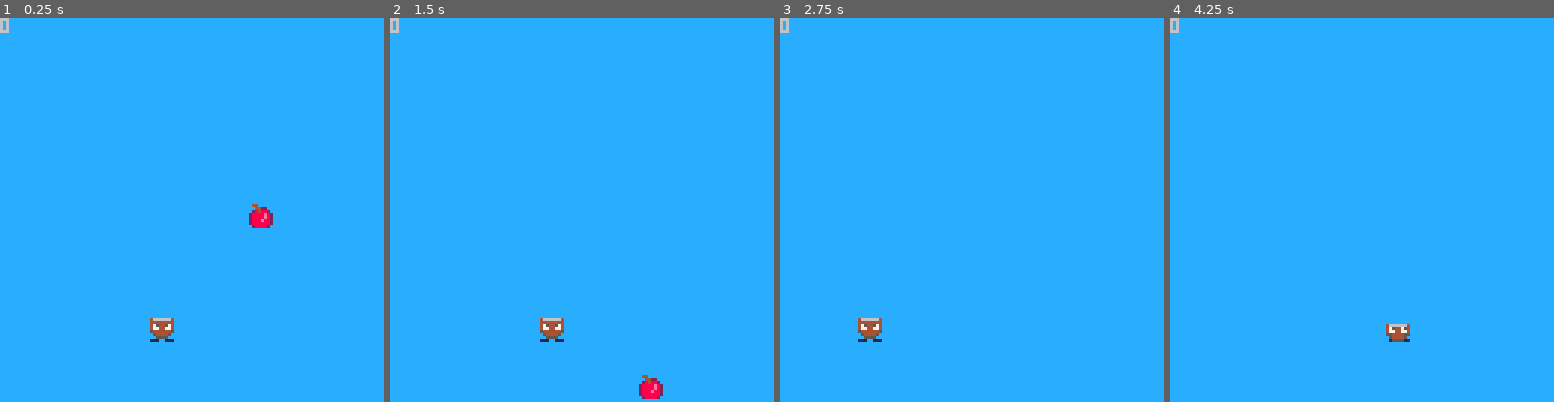
Above: before the commit, frames 1-4 (left to right).
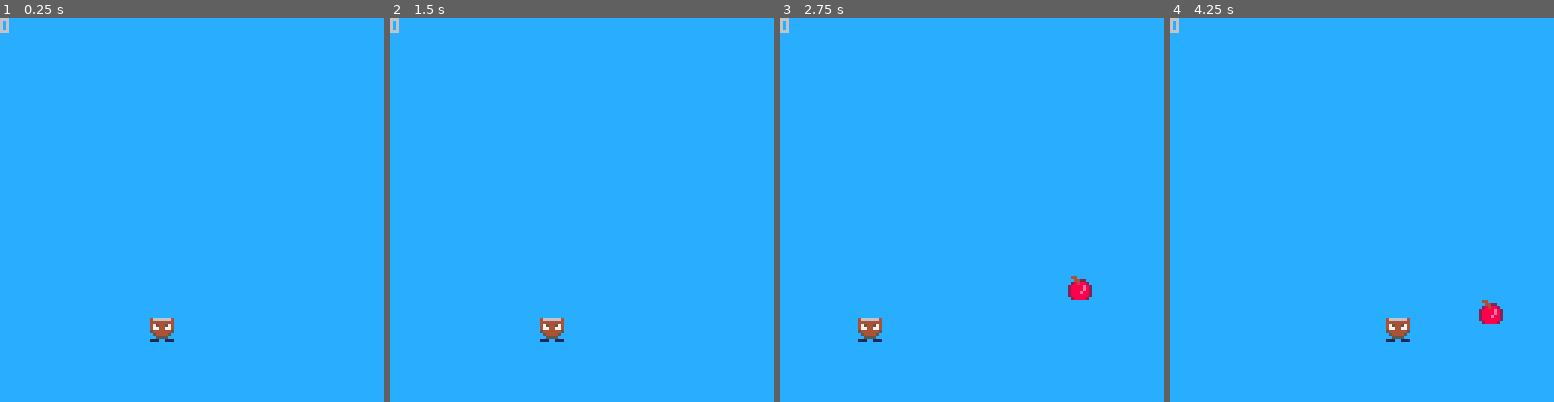
Above: after the commit, the same moments.

Repository: ejames0711/wicker
Game: PICO-8 cartridge wicker.p8
The game is run twice, just before and just after one commit, with the same random seed, the same clock (stepped at 60 frames per second) and the same inputs.
Inputs:
- Up to frame 1 (0.25 s): no input
- Up to frame 2 (1.5 s): no input
- Up to frame 3 (2.75 s): hold Left 1.97-2.37 s
- Up to frame 4 (4.25 s): hold Right 2.87-3.53 s; hold Right from 4.13 s (still down)

The runs differ from the first frame. In frame 1, 0.3% of the frame differs, in the area x 64-72%, y 48-55%; in frame 2, 0.3%; in frame 3, 0.3%; in frame 4, 0.6%, in the area x 56-87%, y 73-85%.

Commit message:
randomize apple spawn

Diff:
--- a/wicker.p8
+++ b/wicker.p8
@@ -17,12 +17,6 @@
 
 	--apples
 	apples = {}
-	apple = {}
-	rnd_num = flr(rnd(128))
-	apple.x = rnd_num
-	apple.y = 50
-	apple.spr = 3
-	add(apples,apple)
 
 	--enemy
 
@@ -44,7 +38,7 @@
 
 function player_mv(dir)
 
-	if stimer == 0 then
+	if stimer%5 == 0 then
 		if player.spr < 7 then
  		player.spr += 1
  	else
@@ -84,7 +78,7 @@
 
 function update_stime()
 
-	if stimer < 5 then
+	if stimer < 999 then
 		stimer += 1
 	else
 		stimer = 0
@@ -114,14 +108,22 @@
 end
 
 function spawn_apple()
-
+	local apple = {}
+	rnd_num = flr(rnd(126))
+	apple.x = rnd_num
+	apple.y = flr(rnd(40))+10
+	apple.spr = 3
+	add(apples,apple)
 end
 -->8
 -- update
 
 function update_game()
 	update_stime()
-	spawn_apple()
+
+	if stimer%50 == 0 then
+		spawn_apple()
+	end
 
 	if not btn(➡️) and not btn(⬅️) then
 		player.spr = 5
@@ -135,11 +137,11 @@
 		player_mv("left")
 	end
 
-	for en in all(apples) do
-		en.y += 1.5
-		if collision(player,en) then
+	for apple in all(apples) do
+		apple.y += 2
+		if collision(apple,player) then
 			score += 1
-			del(apples,en)
+			del(apples,apple)
 		end
 	end
 
@@ -172,132 +174,140 @@
 bb3333333bb333b3333333bb00000000000000000000000000000000000000000000000000000000000000000000000000000000000000000000000000000000
 bb33333333333bb333b333bb00000000000000000000000000000000000000000000000000000000000000000000000000000000000000000000000000000000
 b333333333333b333bb3333b00000000000000000000000000000000000000000000000000000000000000000000000000000000000000000000000000000000
-…(129 lines of a section not shown)…
+00000000333333330000000000000000000000000000000000000000000000000000000000000000000000000000000000000000000000000000000000000000
+000000003bbb33330000000000000000000000000000000000000000000000000000000000000000000000000000000000000000000000000000000000000000
+00000000333333330000000000000000000000000000000000000000000000000000000000000000000000000000000000000000000000000000000000000000
+0000000033333b330000000000000000000000000000000000000000000000000000000000000000000000000000000000000000000000000000000000000000
+0000000033333bb30000000000000000000000000000000000000000000000000000000000000000000000000000000000000000000000000000000000000000
+000000003b3333b30000000000000000000000000000000000000000000000000000000000000000000000000000000000000000000000000000000000000000
+00000000333333330000000000000000000000000000000000000000000000000000000000000000000000000000000000000000000000000000000000000000
+00000000333333330000000000000000000000000000000000000000000000000000000000000000000000000000000000000000000000000000000000000000
+…(129 lines of a section not shown)…
